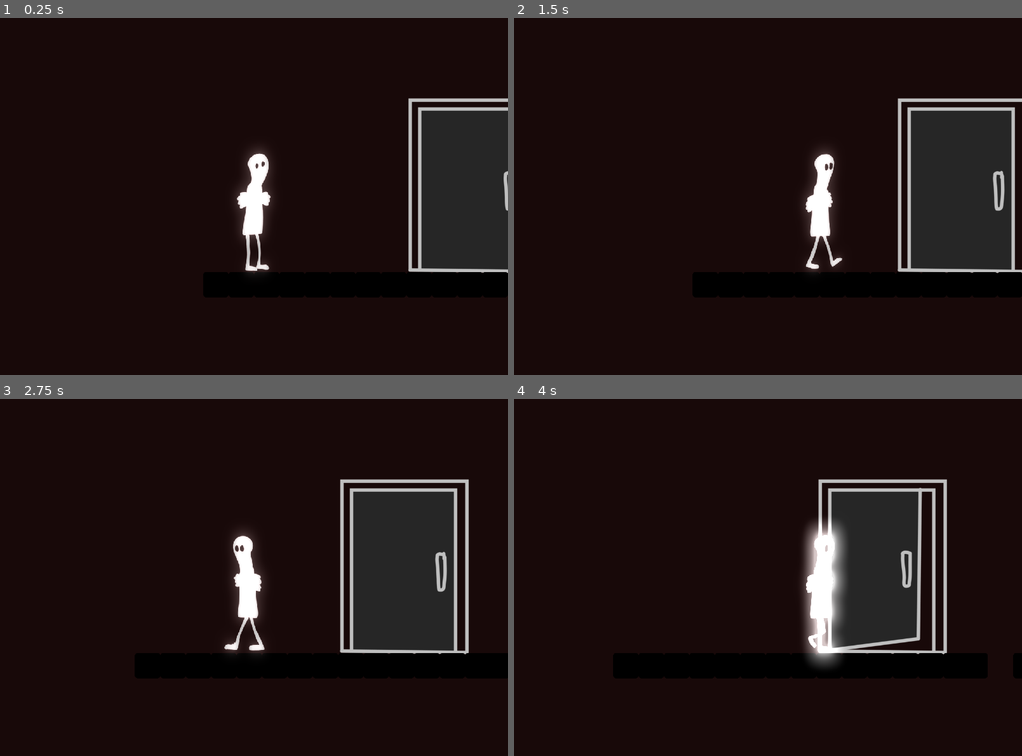
Above: before the commit, frames 1-4 (two rows, left to right).
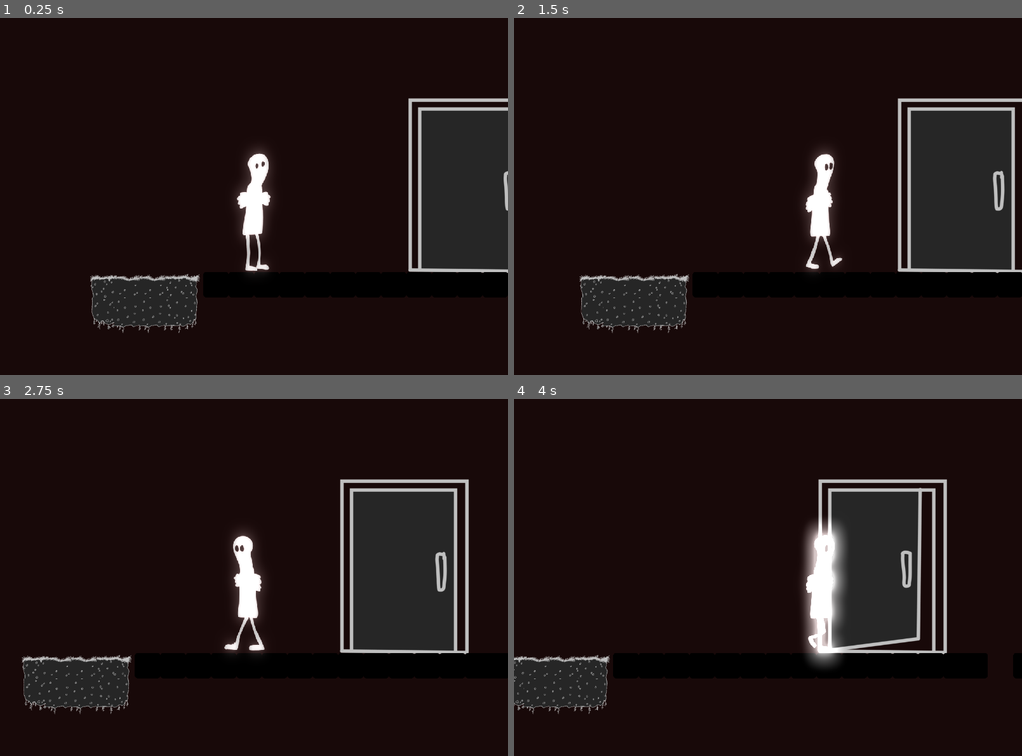
Above: after the commit, the same moments.

Repository: Hexadoon/phobia
Game: Godot game, scene res://character/World.tscn
Two runs of this game, one before a commit and one after it. Both use one fixed random seed, a clock stepped at 60 frames per second and the inputs below. This scene is started directly instead of the project's main scene. The engine's default icon, where the game draws it, is replaced by a stand-in: a white triangle on a blue panel in a dark square.
Inputs:
- Up to frame 1 (0.25 s): no input
- Up to frame 2 (1.5 s): tap Enter (ui_accept) at 0.5, 0.77 s; hold Right (ui_right) from 0.53 s (still down)
- Up to frame 3 (2.75 s): tap Enter (ui_accept) at 1.52 s; release Right (ui_right) at 2.03 s; hold Left (ui_left) from 2.03 s (still down)
- Up to frame 4 (4 s): release Left (ui_left) at 2.78 s; hold Right (ui_right) from 2.78 s (still down); tap Enter (ui_accept) at 3.02, 3.77 s

The runs differ from the first frame. In frame 1, 2.9% of the frame differs, in the area x 17-40%, y 71-89%; in frame 2, 2.9%; in frame 3, 2.9%; in frame 4, 2.6%.

Commit message:
Added tilesets

Diff:
--- a/character/Player.tscn
+++ b/character/Player.tscn
@@ -85,9 +85,24 @@
 "name": "Idle_Blinking",
 "speed": 10.0
 }, {
-"frames": [ ExtResource( 3 ), ExtResource( 58 ), ExtResource( 46 ), ExtResource( 36 ), ExtResource( 9 ), ExtResource( 41 ), ExtResource( 42 ), ExtResource( 40 ), ExtResource( 47 ), ExtResource( 49 ), ExtResource( 45 ), ExtResource( 48 ) ],
+"frames": [ ExtResource( 19 ), ExtResource( 14 ), ExtResource( 13 ), ExtResource( 16 ) ],
 "loop": true,
-"name": "Idle_Looking_Around",
+"name": "Climb",
+"speed": 7.0
+}, {
+"frames": [ ExtResource( 18 ), ExtResource( 17 ), ExtResource( 20 ) ],
+"loop": true,
+"name": "Climb_Transition",
+"speed": 7.0
+}, {
+"frames": [ ExtResource( 21 ), ExtResource( 1 ), ExtResource( 23 ), ExtResource( 22 ), ExtResource( 2 ), ExtResource( 4 ), ExtResource( 24 ), ExtResource( 10 ) ],
+"loop": true,
+"name": "Walk",
+"speed": 10.0
+}, {
+"frames": [ ExtResource( 39 ), ExtResource( 28 ), ExtResource( 27 ), ExtResource( 56 ), ExtResource( 15 ), ExtResource( 35 ), ExtResource( 34 ), ExtResource( 29 ) ],
+"loop": true,
+"name": "Jump",
 "speed": 10.0
 }, {
 "frames": [ ExtResource( 26 ) ],
@@ -95,35 +110,20 @@
 "name": "Idle_to_Walk",
 "speed": 10.0
 }, {
-"frames": [ ExtResource( 18 ), ExtResource( 17 ), ExtResource( 20 ) ],
+"frames": [ ExtResource( 31 ), ExtResource( 32 ), ExtResource( 6 ) ],
 "loop": true,
-"name": "Climb_Transition",
-"speed": 7.0
+"name": "Crouch_Idle",
+"speed": 5.0
 }, {
-"frames": [ ExtResource( 19 ), ExtResource( 14 ), ExtResource( 13 ), ExtResource( 16 ) ],
+"frames": [ ExtResource( 3 ), ExtResource( 58 ), ExtResource( 46 ), ExtResource( 36 ), ExtResource( 9 ), ExtResource( 41 ), ExtResource( 42 ), ExtResource( 40 ), ExtResource( 47 ), ExtResource( 49 ), ExtResource( 45 ), ExtResource( 48 ) ],
 "loop": true,
-"name": "Climb",
-"speed": 7.0
-}, {
-"frames": [ ExtResource( 39 ), ExtResource( 28 ), ExtResource( 27 ), ExtResource( 56 ), ExtResource( 15 ), ExtResource( 35 ), ExtResource( 34 ), ExtResource( 29 ) ],
-"loop": true,
-"name": "Jump",
+"name": "Idle_Looking_Around",
 "speed": 10.0
 }, {
 "frames": [ ExtResource( 38 ), ExtResource( 37 ), ExtResource( 55 ), ExtResource( 11 ), ExtResource( 38 ) ],
 "loop": true,
 "name": "Pick_Up",
 "speed": 7.0
-}, {
-"frames": [ ExtResource( 31 ), ExtResource( 32 ), ExtResource( 6 ) ],
-"loop": true,
-"name": "Crouch_Idle",
-"speed": 5.0
-}, {
-"frames": [ ExtResource( 21 ), ExtResource( 1 ), ExtResource( 23 ), ExtResource( 22 ), ExtResource( 2 ), ExtResource( 4 ), ExtResource( 24 ), ExtResource( 10 ) ],
-"loop": true,
-"name": "Walk",
-"speed": 10.0
 } ]
 
 [sub_resource type="RectangleShape2D" id=3]
--- a/character/World.tscn
+++ b/character/World.tscn
@@ -1,8 +1,9 @@
-[gd_scene load_steps=6 format=2]
+[gd_scene load_steps=7 format=2]
 
 [ext_resource path="res://character/Player.tscn" type="PackedScene" id=1]
 [ext_resource path="res://icon.png" type="Texture" id=2]
 [ext_resource path="res://pause_screen/Pause Screen.tscn" type="PackedScene" id=3]
+[ext_resource path="res://tilesets/TileMap.tscn" type="PackedScene" id=4]
 [ext_resource path="res://objects/Door/Door.tscn" type="PackedScene" id=62]
 
 [sub_resource type="RectangleShape2D" id=1]
@@ -320,5 +321,9 @@
 
 [node name="Pause Screen" parent="CanvasLayer" instance=ExtResource( 3 )]
 visible = false
+
+[node name="TileMap" parent="." instance=ExtResource( 4 )]
+tile_data = PoolIntArray( 655359, 2, 0, 589824, 2, 1, 589825, 2, 1, 589826, 2, 2, 720895, 2, 131072, 655360, 2, 131073, 655361, 2, 131073, 655362, 2, 131074 )
+script = null
 [connection signal="area_entered" from="Door" to="Player" method="_on_Door_area_entered"]
 [connection signal="area_exited" from="Door" to="Player" method="_on_Door_area_exited"]
--- /dev/null
+++ b/tilesets/TileMap.gd
@@ -0,0 +1,16 @@
+extends TileMap
+
+
+# Declare member variables here. Examples:
+# var a = 2
+# var b = "text"
+
+
+# Called when the node enters the scene tree for the first time.
+func _ready():
+	pass # Replace with function body.
+
+
+# Called every frame. 'delta' is the elapsed time since the previous frame.
+#func _process(delta):
+#	pass
--- /dev/null
+++ b/tilesets/TileMap.tscn
@@ -0,0 +1,85 @@
+[gd_scene load_steps=6 format=2]
+
+[ext_resource path="res://tilesets/images/rock_gravel_tiles (2).png" type="Texture" id=1]
+[ext_resource path="res://tilesets/images/rock_gravel_tiles.png" type="Texture" id=2]
+[ext_resource path="res://tilesets/images/rock_gravel_tiles (1).png" type="Texture" id=3]
+[ext_resource path="res://tilesets/TileMap.gd" type="Script" id=4]
+
+[sub_resource type="TileSet" id=1]
+0/name = "gravel"
+0/texture = ExtResource( 2 )
+0/tex_offset = Vector2( 0, 0 )
+0/modulate = Color( 1, 1, 1, 1 )
+0/region = Rect2( 82, 263, 273, 273 )
+0/tile_mode = 1
+0/autotile/bitmask_mode = 0
+0/autotile/bitmask_flags = [ Vector2( 0, 0 ), 432, Vector2( 0, 1 ), 438, Vector2( 0, 2 ), 54, Vector2( 1, 0 ), 504, Vector2( 1, 1 ), 511, Vector2( 1, 2 ), 63, Vector2( 2, 0 ), 216, Vector2( 2, 1 ), 219, Vector2( 2, 2 ), 27 ]
+0/autotile/icon_coordinate = Vector2( 1, 1 )
+0/autotile/tile_size = Vector2( 91, 91 )
+0/autotile/spacing = 0
+0/autotile/occluder_map = [  ]
+0/autotile/navpoly_map = [  ]
+0/autotile/priority_map = [  ]
+0/autotile/z_index_map = [  ]
+0/occluder_offset = Vector2( 0, 0 )
+0/navigation_offset = Vector2( 0, 0 )
+0/shape_offset = Vector2( 0, 0 )
+0/shape_transform = Transform2D( 1, 0, 0, 1, 0, 0 )
+0/shape_one_way = false
+0/shape_one_way_margin = 0.0
+0/shapes = [  ]
+0/z_index = 0
+1/name = "rock"
+1/texture = ExtResource( 3 )
+1/tex_offset = Vector2( 0, 0 )
+1/modulate = Color( 1, 1, 1, 1 )
+1/region = Rect2( 455, 255, 285, 285 )
+1/tile_mode = 1
+1/autotile/bitmask_mode = 0
+1/autotile/bitmask_flags = [ Vector2( 0, 0 ), 256, Vector2( 0, 1 ), 260, Vector2( 0, 2 ), 4, Vector2( 1, 0 ), 320, Vector2( 1, 1 ), 325, Vector2( 1, 2 ), 5, Vector2( 2, 0 ), 64, Vector2( 2, 1 ), 65, Vector2( 2, 2 ), 1 ]
+1/autotile/icon_coordinate = Vector2( 1, 1 )
+1/autotile/tile_size = Vector2( 95, 95 )
+1/autotile/spacing = 0
+1/autotile/occluder_map = [  ]
+1/autotile/navpoly_map = [  ]
+1/autotile/priority_map = [  ]
+1/autotile/z_index_map = [  ]
+1/occluder_offset = Vector2( 0, 0 )
+1/navigation_offset = Vector2( 0, 0 )
+1/shape_offset = Vector2( 0, 0 )
+1/shape_transform = Transform2D( 1, 0, 0, 1, 0, 0 )
+1/shape_one_way = false
+1/shape_one_way_margin = 0.0
+1/shapes = [  ]
+1/z_index = 0
+2/name = "dirt"
+2/texture = ExtResource( 1 )
+2/tex_offset = Vector2( 0, 0 )
+2/modulate = Color( 1, 1, 1, 1 )
+2/region = Rect2( 885, 260, 269, 270 )
+2/tile_mode = 1
+2/autotile/bitmask_mode = 0
+2/autotile/bitmask_flags = [ Vector2( 0, 0 ), 256, Vector2( 0, 1 ), 260, Vector2( 0, 2 ), 4, Vector2( 1, 0 ), 320, Vector2( 1, 1 ), 325, Vector2( 1, 2 ), 5, Vector2( 2, 0 ), 64, Vector2( 2, 1 ), 65, Vector2( 2, 2 ), 1 ]
+2/autotile/icon_coordinate = Vector2( 1, 1 )
+2/autotile/tile_size = Vector2( 90, 90 )
+2/autotile/spacing = 0
+2/autotile/occluder_map = [  ]
+2/autotile/navpoly_map = [  ]
+2/autotile/priority_map = [  ]
+2/autotile/z_index_map = [  ]
+2/occluder_offset = Vector2( 0, 0 )
+2/navigation_offset = Vector2( 0, 0 )
+2/shape_offset = Vector2( 0, 0 )
+2/shape_transform = Transform2D( 1, 0, 0, 1, 0, 0 )
+2/shape_one_way = false
+2/shape_one_way_margin = 0.0
+2/shapes = [  ]
+2/z_index = 0
+
+[node name="TileMap" type="TileMap"]
+tile_set = SubResource( 1 )
+format = 1
+script = ExtResource( 4 )
+__meta__ = {
+"_editor_description_": ""
+}
Binary file added: tilesets/images/rock_gravel_tiles (1).png
Not shown, added: tilesets/images/rock_gravel_tiles (1).png.import
Binary file added: tilesets/images/rock_gravel_tiles (2).png
Not shown, added: tilesets/images/rock_gravel_tiles (2).png.import
Binary file added: tilesets/images/rock_gravel_tiles.png
Not shown, added: tilesets/images/rock_gravel_tiles.png.import
